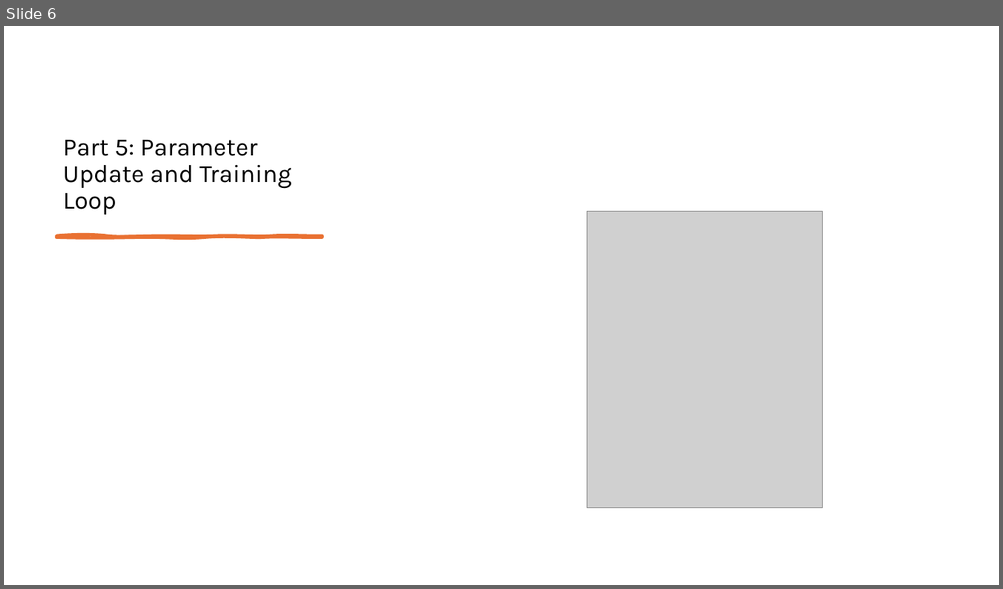
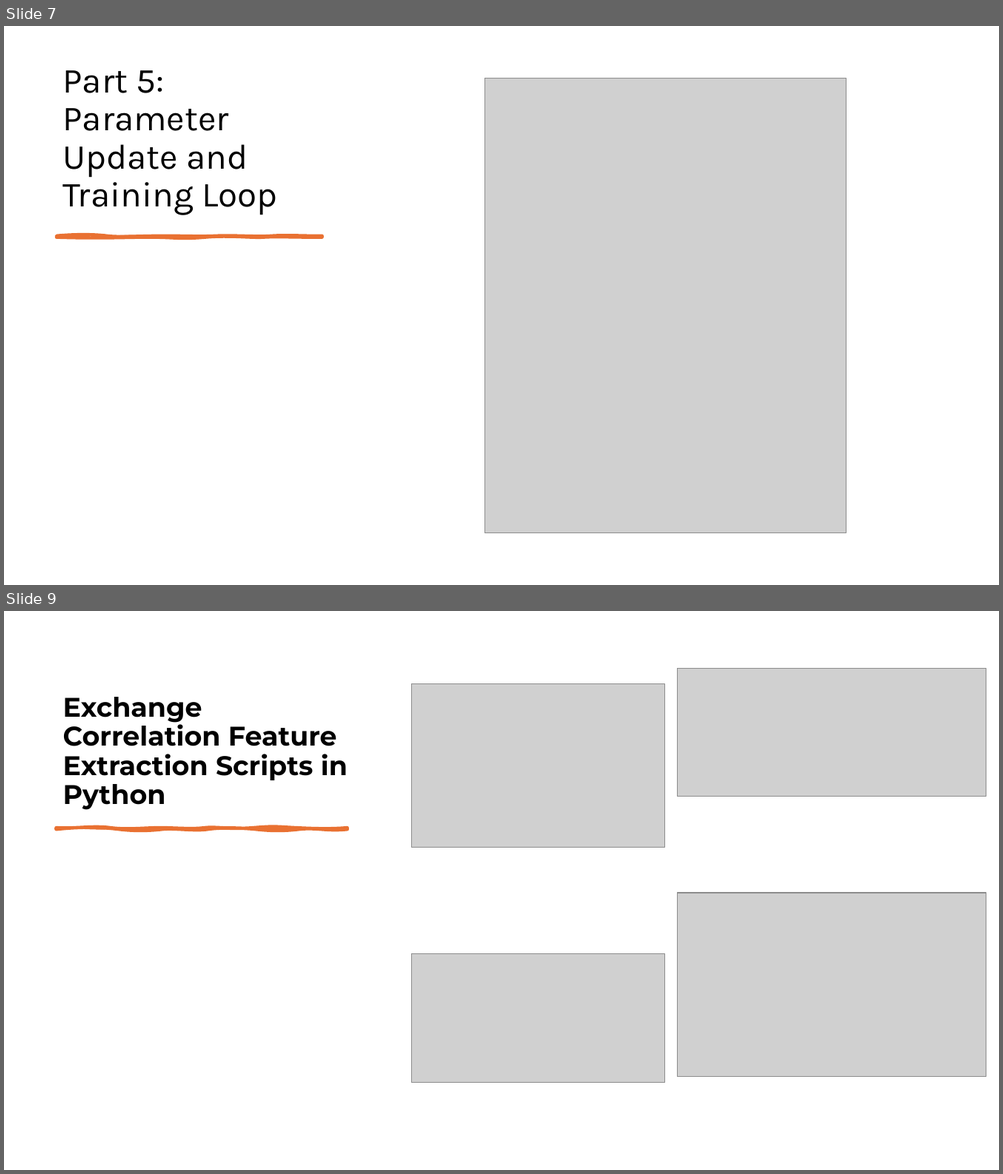
Before and after one commit to andim53/ml-ex-corr, a slide deck: presentation.pptx. Shown one above the other, each under a label of ours: slide 6 before the commit, slides 7 and 9 after it; the slides between them are not shown. The pictures are 1003x589 and 1003x1174 pixels, drawn with LibreOffice and Linux fonts; fonts in the diff are those of the drawing; grey boxes stand for pictures. Boxes give left, top, right and bottom in pixels: in the first picture for what was removed or moved away, otherwise in the second. Text is boxed around its words. In the diff, an @@ line names an element or a change of style, - is before the commit and + after.

```diff
--- a/presentation.pptx
+++ b/presentation.pptx
@@ slide 9 added at (4, 611, 999, 1170), background #FFFFFF @@
@@ picture added at (677, 669, 986, 797) @@
@@ title added at (63, 697, 347, 810), 26 pt, text #000000, bold @@
+Exchange Correlation Feature Extraction Scripts in Python
@@ picture added at (412, 684, 664, 848) @@
@@ freeform shape added at (57, 828, 347, 829), fill #E97132, outline #E97132 3.25 pt @@
@@ picture added at (677, 893, 986, 1076) @@
@@ picture added at (412, 954, 664, 1082) @@
@@ what was slide 6 is now slide 7 @@
@@ slide 7 changed as well @@
@@ title "Part 5: Parameter Update and ..." at (63, 70, 277, 215): size 24 to 34 pt @@
@@ picture: place and size @@
-picture at (586, 211, 822, 508)
+picture at (485, 79, 845, 534)
```
Also in this commit, not shown: 3 other slides changed, 7 other slides added, 2 slides removed, 2 other files.
